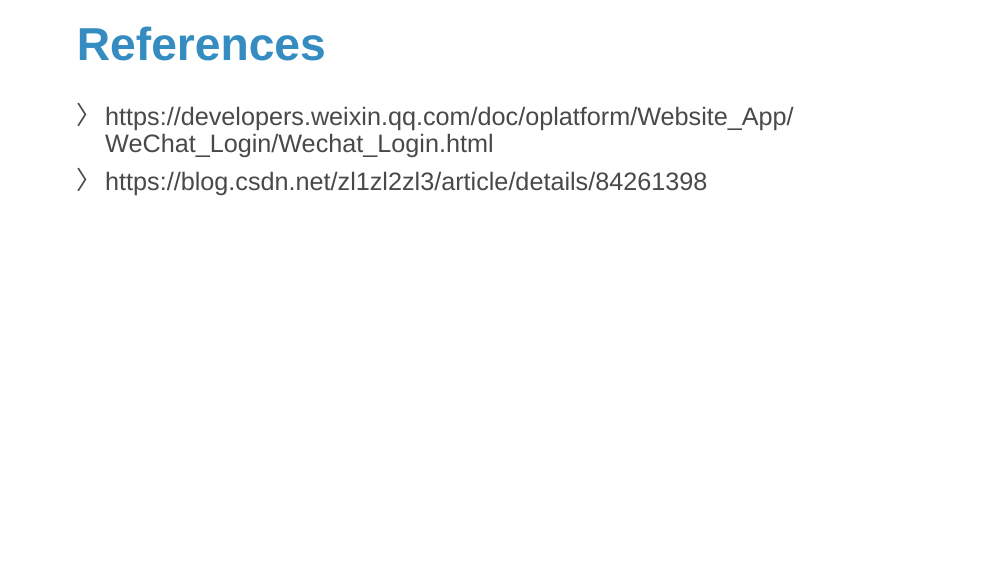
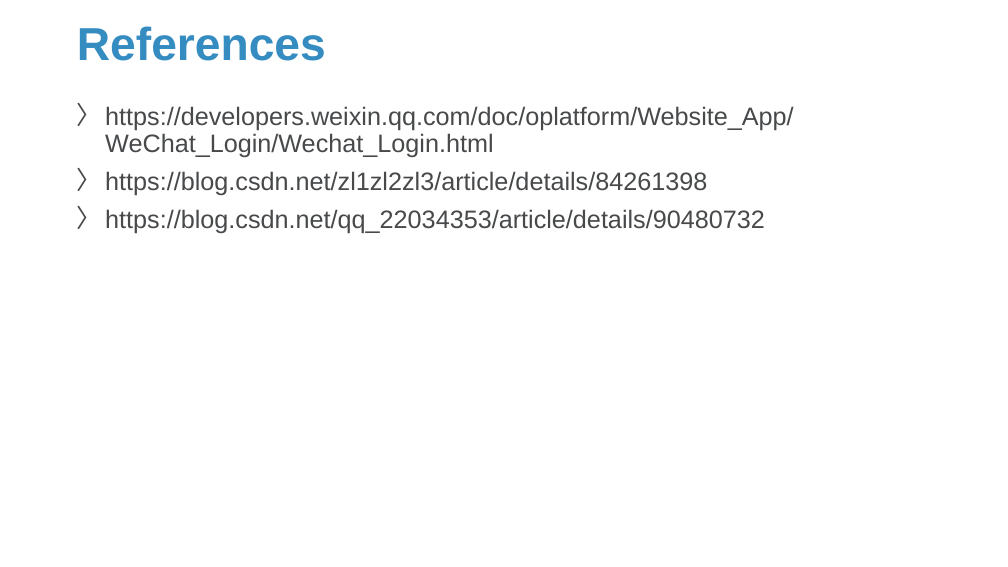
Before and after one commit to Sparks-Lu/TechNotes, a slide deck: slide 3 of Web/WeChat-Notes.pptx. Drawn at 1008x567 pixels with LibreOffice and Linux fonts; fonts in the diff are those of the drawing; background and template pictures are left out. Boxes give left, top, right and bottom in pixels: in the first picture for what was removed or moved away, otherwise in the second. Text is boxed around its words. In the diff, an @@ line names an element or a change of style, - is before the commit and + after.

```diff
--- a/Web/WeChat-Notes.pptx
+++ b/Web/WeChat-Notes.pptx
@@ text at (105, 209, 765, 234): paragraph added @@
+〉 https://blog.csdn.net/qq_22034353/article/details/90480732
```
Also in this commit, not shown: 8 slides added, 6 other files.
